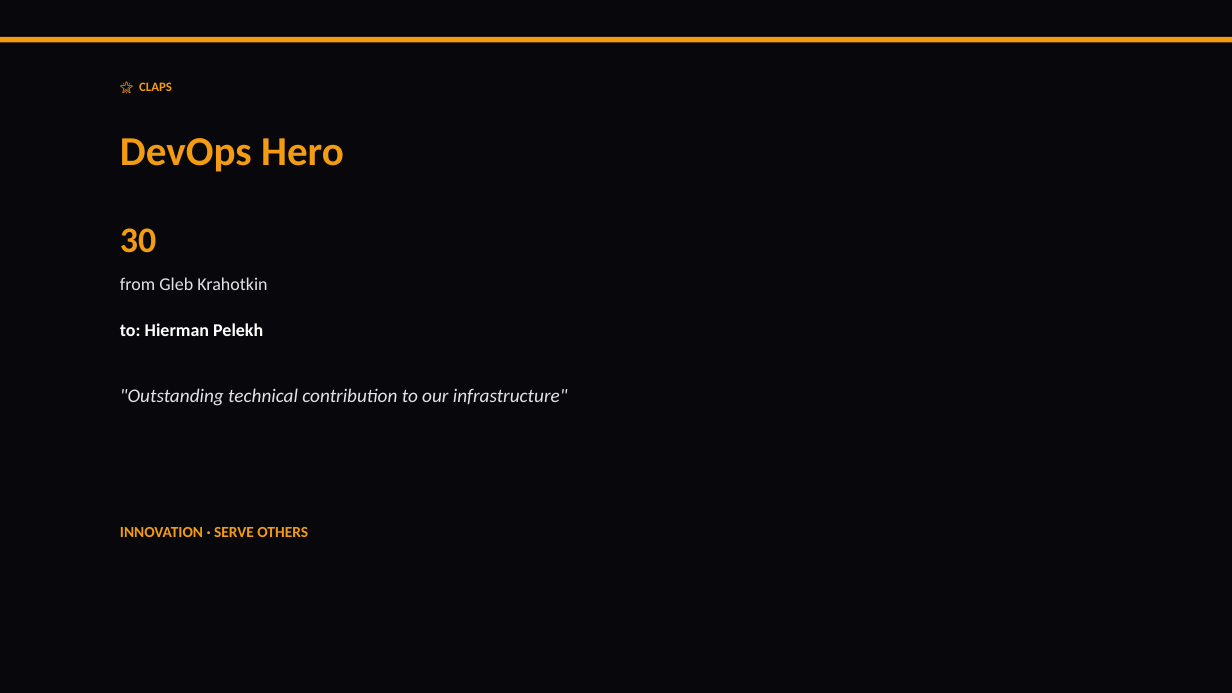
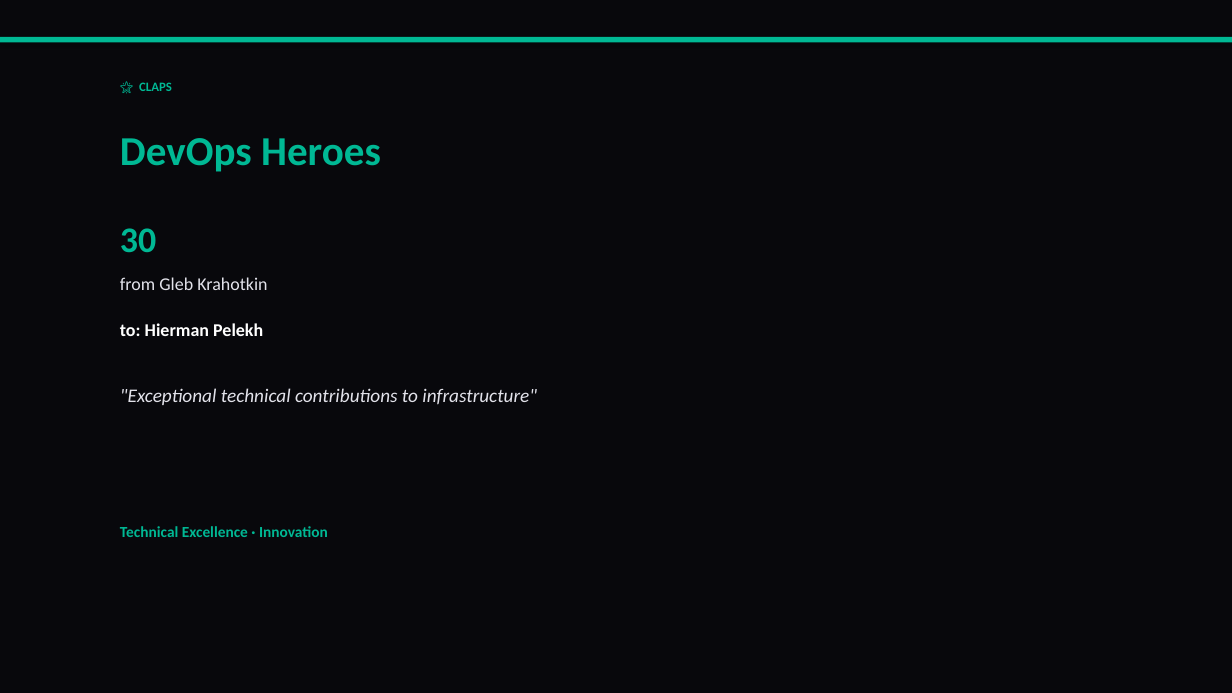
Before and after one commit to liliyagarifullina-maker/appodeal-pulse, a slide deck: slide 7 of data/archive/pulse_2026-03-12.pptx (slide 9 before the commit). Drawn at 1232x693 pixels with LibreOffice and Linux fonts; fonts in the diff are those of the drawing. Boxes give left, top, right and bottom in pixels: in the first picture for what was removed or moved away, otherwise in the second. Text is boxed around its words. In the diff, an @@ line names an element or a change of style, - is before the commit and + after.

```diff
--- a/data/archive/pulse_2026-03-12.pptx
+++ b/data/archive/pulse_2026-03-12.pptx
@@ rectangle at (x1=0, y1=37, x2=1232, y2=43): fill #F39C12 to #00B894 @@
@@ text "🌟 CLAPS" at (x1=139, y1=82, x2=172, y2=91): text colour #F39C12 to #00B894 @@
@@ text at (x1=120, y1=138, x2=381, y2=172): text changed; text colour #F39C12 to #00B894 @@
-DevOps Hero
+DevOps Heroes
@@ text "30" at (x1=120, y1=228, x2=156, y2=252): text colour #F39C12 to #00B894 @@
@@ text at (x1=120, y1=388, x2=537, y2=405): text changed @@
-"Outstanding technical contribution to our infrastructure"
+"Exceptional technical contributions to infrastructure"
@@ text at (x1=120, y1=526, x2=328, y2=537): text changed; text colour #F39C12 to #00B894 @@
-INNOVATION · SERVE OTHERS
+Technical Excellence · Innovation
```
Also in this commit, not shown: 12 other slides changed, 4 slides added, 5 slides removed, 2 other files.
